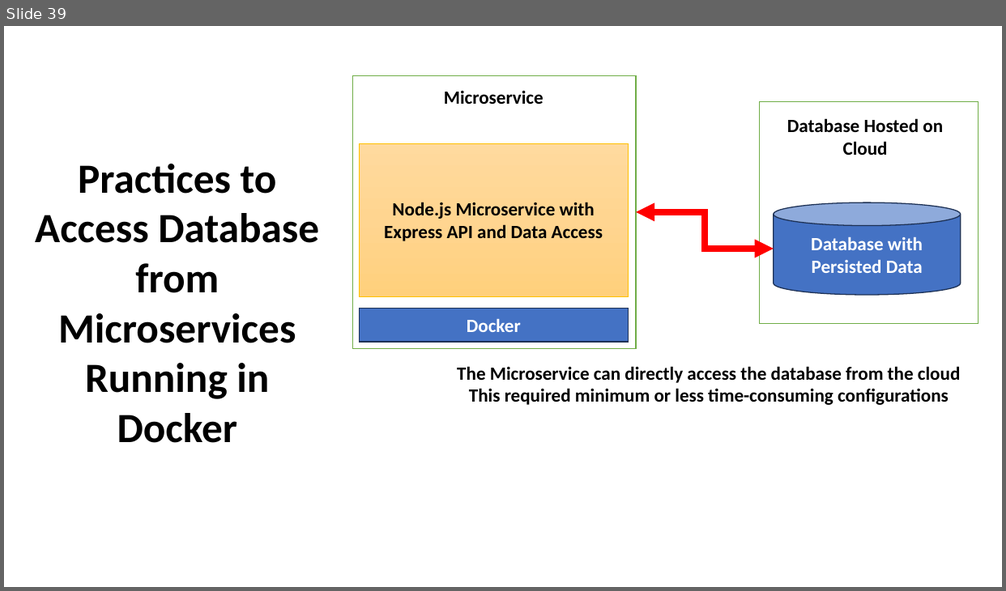
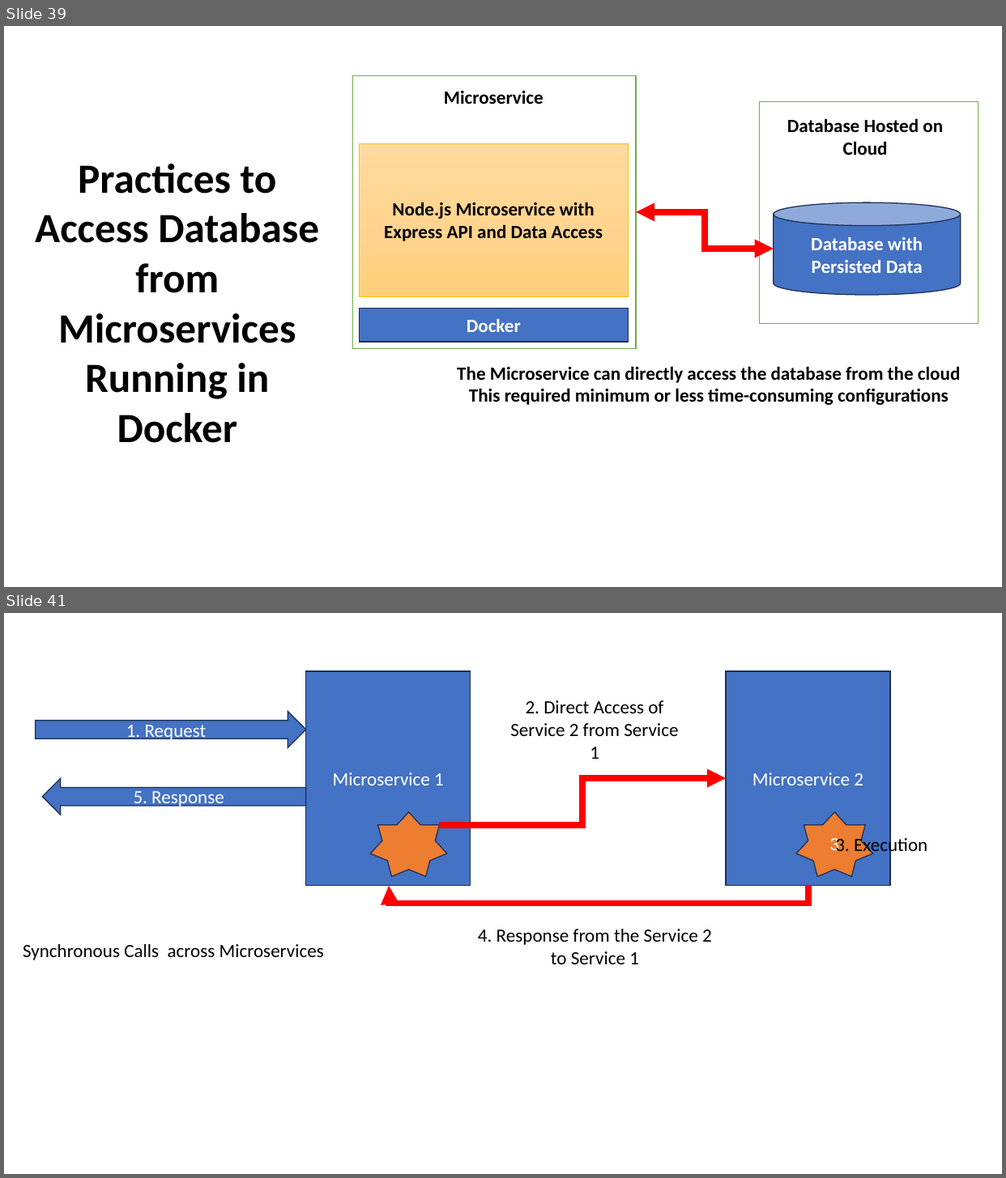
Before and after one commit to maheshsabnis/ugam, a slide deck: Training_Presentetions.pptx. Shown one above the other, each under a label of ours: slide 39 before the commit, slides 39 and 41 after it; the slides between them are not shown. The pictures are 1006x591 and 1006x1178 pixels, drawn with LibreOffice and Linux fonts; fonts in the diff are those of the drawing. Boxes give left, top, right and bottom in pixels: in the first picture for what was removed or moved away, otherwise in the second. Text is boxed around its words. In the diff, an @@ line names an element or a change of style, - is before the commit and + after.

```diff
--- a/Training_Presentetions.pptx
+++ b/Training_Presentetions.pptx
@@ slide 41 added at (4, 613, 1002, 1174), background #FFFFFF @@
@@ rectangle added at (305, 671, 471, 885), fill #4472C4, outline #1E3256 1 pt, 18 pt, text #FFFFFF @@
+Microservice 1
@@ rectangle added at (726, 671, 890, 885), fill #4472C4, outline #1E3256 1 pt, 18 pt, text #FFFFFF @@
+Microservice 2
@@ text added at (510, 700, 678, 759), 18 pt, text #000000 @@
+2. Direct Access of Service 2 from Service 1
@@ right arrow added at (36, 711, 306, 747), fill #4472C4, outline #1E3256 1 pt, 18 pt, text #FFFFFF @@
+1. Request
@@ left arrow added at (42, 778, 305, 815), fill #4472C4, outline #1E3256 1 pt, 18 pt, text #FFFFFF @@
+5. Response
@@ elbow arrow added from (440, 825) to (726, 778), #FF0000 6 pt @@
@@ star added at (371, 812, 447, 876), fill #ED7D31, outline #1E3256 1 pt @@
@@ star added at (796, 812, 872, 876), fill #ED7D31, outline #1E3256 1 pt, 18 pt, text #FFFFFF @@
+3
@@ text added at (854, 836, 927, 857), 18 pt, text #000000 @@
+3. Execution
@@ elbow arrow added from (809, 884) to (389, 886), #FF0000 6 pt @@
@@ text added at (23, 944, 324, 960), 18 pt, text #000000 @@
+Synchronous Calls across Microservices
@@ text added at (478, 929, 712, 965), 18 pt, text #000000 @@
+4. Response from the Service 2 to Service 1
```
Also in this commit, not shown: 5 other slides added, 27 other files.
